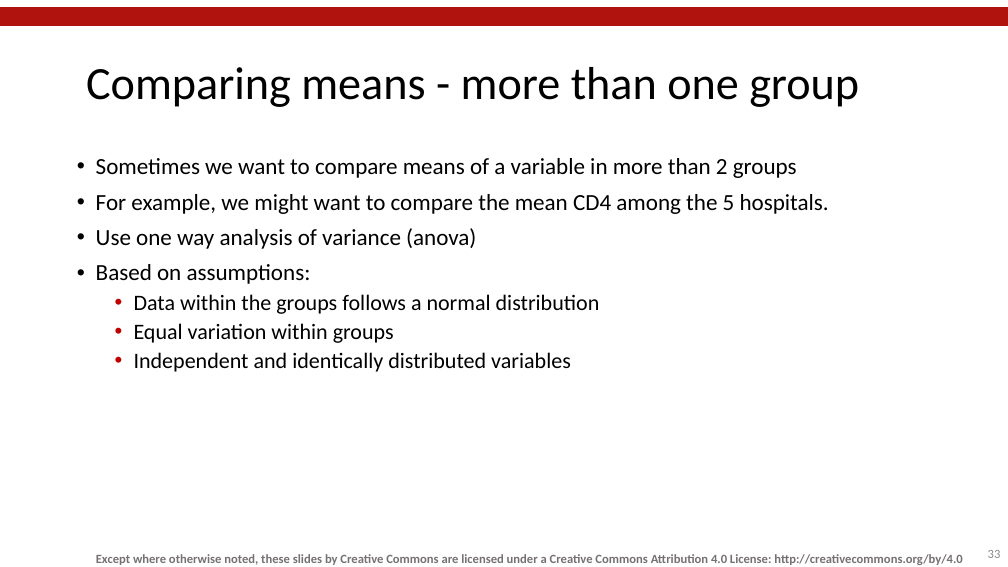
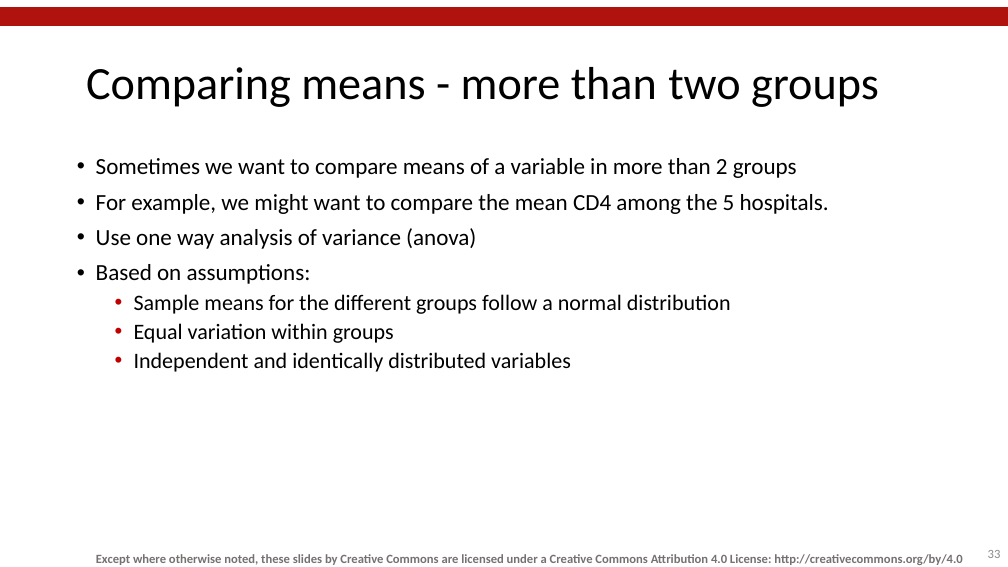
Before and after one commit to mlw-stats/R_And_Statistics_Training_2022, a slide deck: slide 33 of Session4/MLW_KUHES_RandStatsWorkshops_Session4.pptx. Drawn at 1008x567 pixels with LibreOffice and Linux fonts; fonts in the diff are those of the drawing; background and template pictures are left out. Boxes give left, top, right and bottom in pixels: in the first picture for what was removed or moved away, otherwise in the second. Text is boxed around its words. In the diff, an @@ line names an element or a change of style, - is before the commit and + after.

```diff
--- a/Session4/MLW_KUHES_RandStatsWorkshops_Session4.pptx
+++ b/Session4/MLW_KUHES_RandStatsWorkshops_Session4.pptx
@@ title at (86,67,879,107): text changed @@
-Comparing means - more than one group
+Comparing means - more than two groups
@@ text at (134,294,731,314): text changed @@
-  • Data within the groups follows a normal distribution
+  • Sample means for the different groups follow a normal distribution
```
Also in this commit, not shown: 34 other slides changed.
